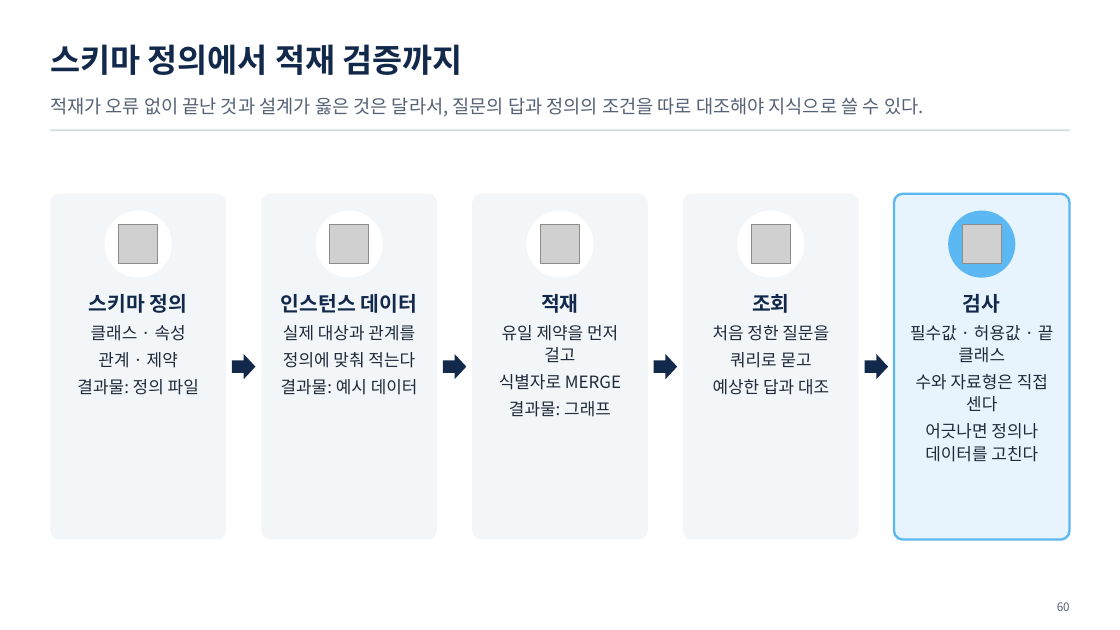
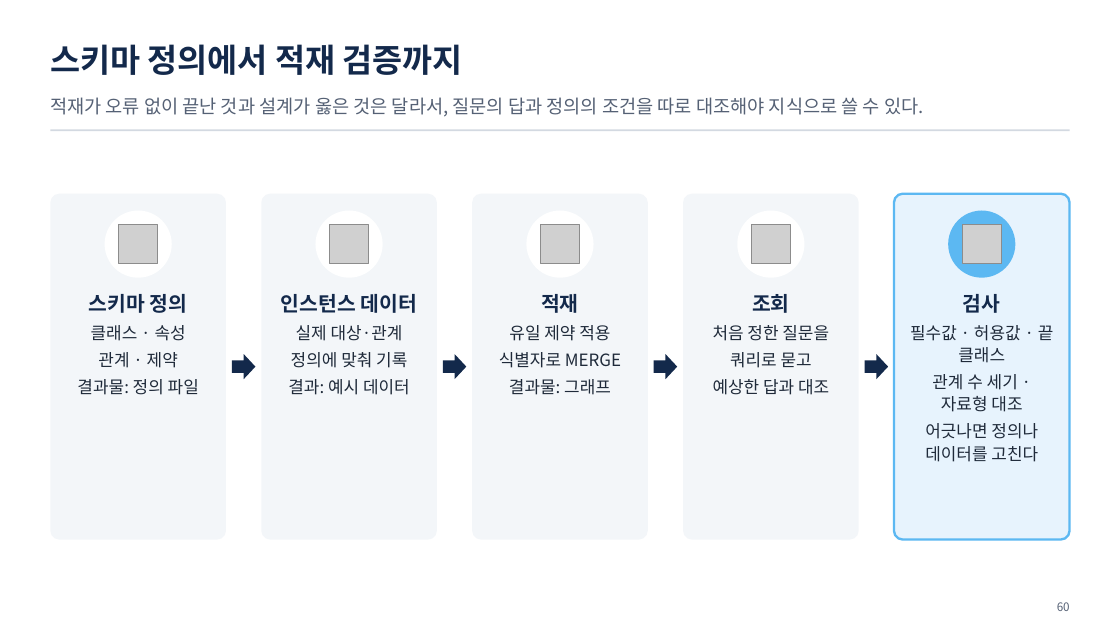
Before and after one commit to uengine-oss/hyd-iot-edu, a slide deck: slide 60 of workspace/강의제작/산출물/실전반/이론/02회차/실전반_02일차.pptx. Drawn at 1120x630 pixels with LibreOffice and Linux fonts; fonts in the diff are those of the drawing; grey boxes stand for pictures. Boxes give left, top, right and bottom in pixels: in the first picture for what was removed or moved away, otherwise in the second. Text is boxed around its words. In the diff, an @@ line names an element or a change of style, - is before the commit and + after.

```diff
--- a/workspace/강의제작/산출물/실전반/이론/02회차/실전반_02일차.pptx
+++ b/workspace/강의제작/산출물/실전반/이론/02회차/실전반_02일차.pptx
@@ text at [288, 325, 410, 395]: text changed @@
-실제 대상과 관계를
-정의에 맞춰 적는다
-결과물: 예시 데이터
+실제 대상·관계
+정의에 맞춰 기록
+결과: 예시 데이터
@@ text at [509, 325, 610, 341]: text changed @@
-유일 제약을 먼저 걸고
+유일 제약 적용
@@ text at [932, 374, 1022, 412]: text changed @@
-수와 자료형은 직접 센다
+관계 수 세기 · 자료형 대조
```
Also in this commit, not shown: 10 other slides changed, 13 other files.
